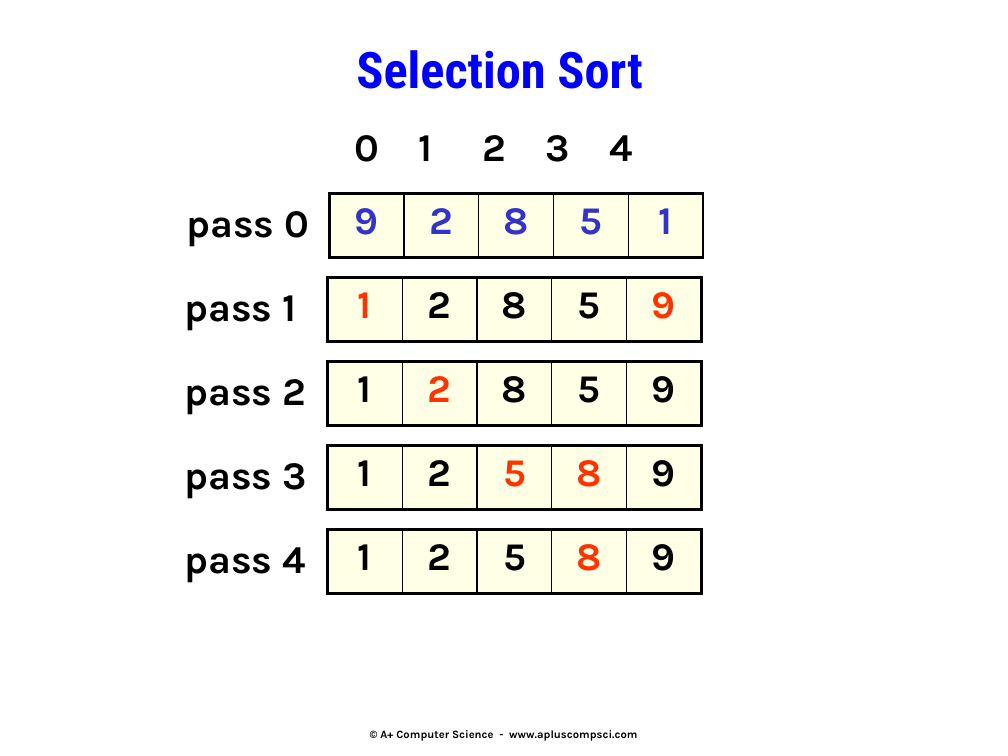
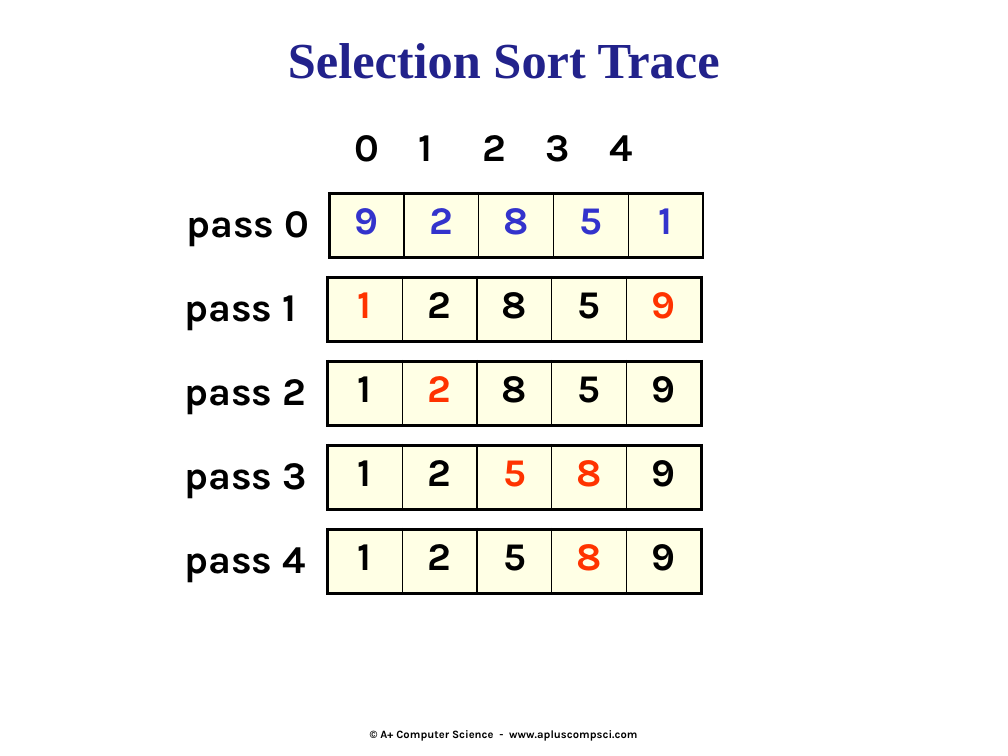
Before and after one commit to Cy-FairCS/cs3, a slide deck: slide 15 of u10b_sorts/notes/n2sorts.pptx. Drawn at 1008x756 pixels with LibreOffice and Linux fonts; fonts in the diff are those of the drawing. Boxes give left, top, right and bottom in pixels: in the first picture for what was removed or moved away, otherwise in the second. Text is boxed around its words. In the diff, an @@ line names an element or a change of style, - is before the commit and + after.

```diff
--- a/u10b_sorts/notes/n2sorts.pptx
+++ b/u10b_sorts/notes/n2sorts.pptx
@@ title "Selection Sort Trace" at [288,43,720,79]: vertical alignment top to middle @@
@@ title at [288,43,720,79]: text changed; font Roboto Condensed to Times New Roman; text colour #0000FF to #22228B @@
-Selection Sort
+Selection Sort Trace
```
Also in this commit, not shown: 20 other slides changed, 2 slides removed.
